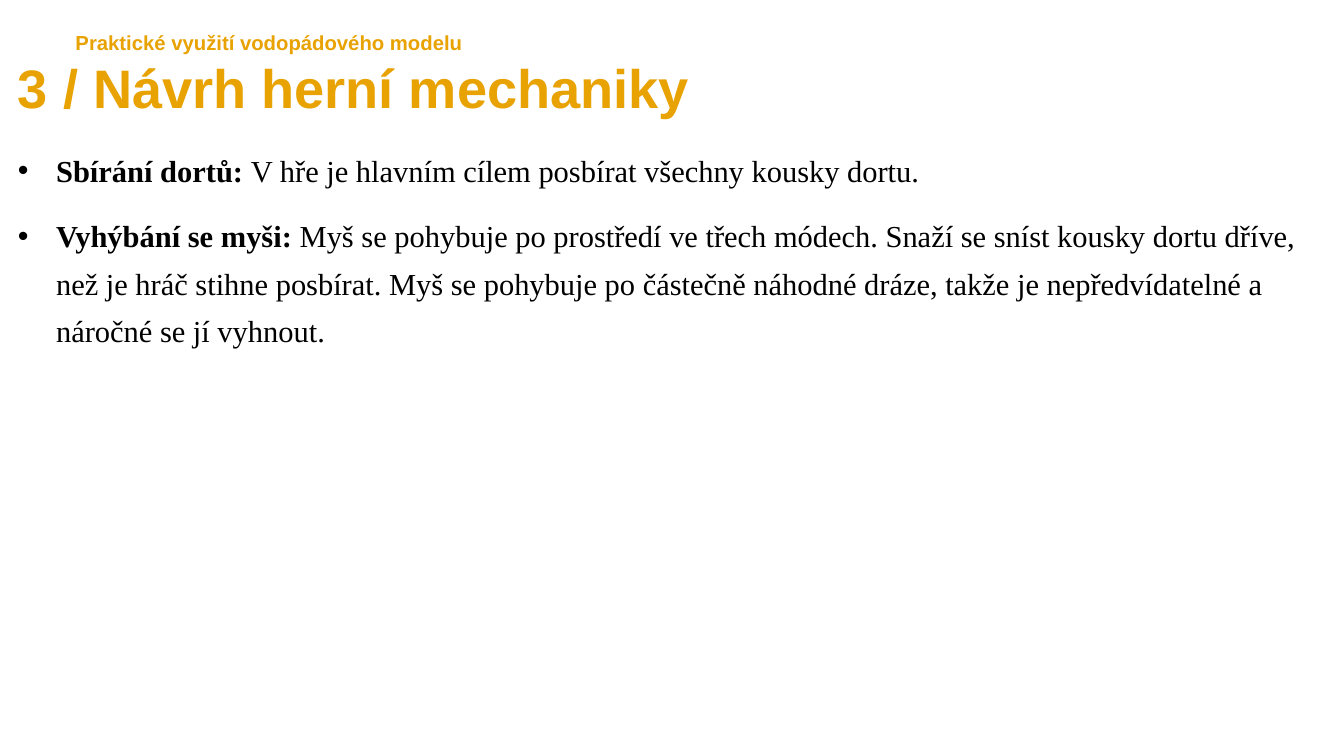
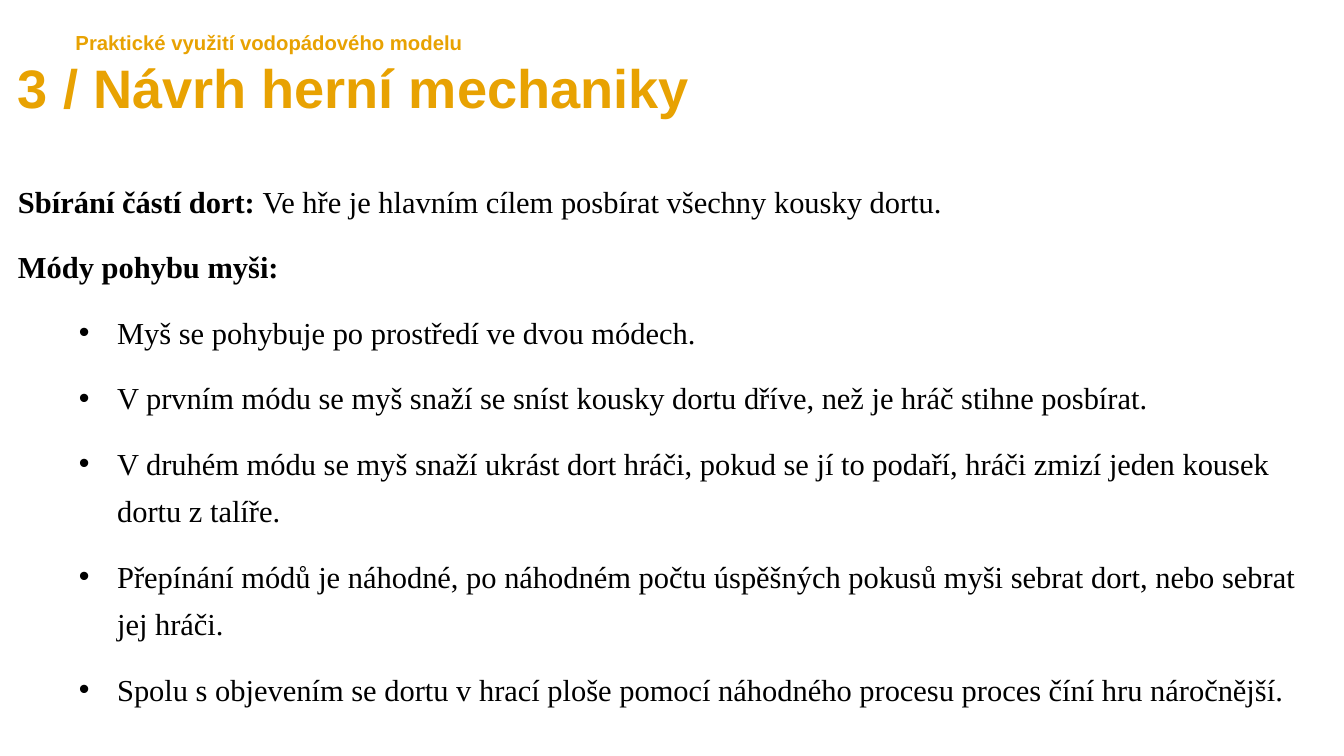
Before and after one commit to marecekroman/GregGame, a slide deck: slide 5 of Gregs Game.pptx. Drawn at 1344x756 pixels with LibreOffice and Linux fonts; fonts in the diff are those of the drawing. Boxes give left, top, right and bottom in pixels: in the first picture for what was removed or moved away, otherwise in the second. Text is boxed around its words. In the diff, an @@ line names an element or a change of style, - is before the commit and + after.

Commit message:
Edited presentation and idea.md

```diff
--- a/Gregs Game.pptx
+++ b/Gregs Game.pptx
@@ text at [18, 191, 1295, 707]: text changed @@
-• Sbírání dortů: V hře je hlavním cílem posbírat všechny kousky dortu.
-• Vyhýbání se myši: Myš se pohybuje po prostředí ve třech módech. Snaží se sníst kousky dortu dříve, než je hráč stihne posbírat. Myš se pohybuje po částečně náhodné dráze, takže je nepředvídatelné a náročné se jí vyhnout.
+Sbírání částí dort: Ve hře je hlavním cílem posbírat všechny kousky dortu.
+Módy pohybu myši:
+  • Myš se pohybuje po prostředí ve dvou módech.
+  • V prvním módu se myš snaží se sníst kousky dortu dříve, než je hráč stihne posbírat.
+  • V druhém módu se myš snaží ukrást dort hráči, pokud se jí to podaří, hráči zmizí jeden kousek dortu z talíře.
+  • Přepínání módů je náhodné, po náhodném počtu úspěšných pokusů myši sebrat dort, nebo sebrat jej hráči.
+  • Spolu s objevením se dortu v hrací ploše pomocí náhodného procesu proces číní hru náročnější.
```
Also in this commit, not shown: 7 other slides changed, 1 slide added, 1 other file.
